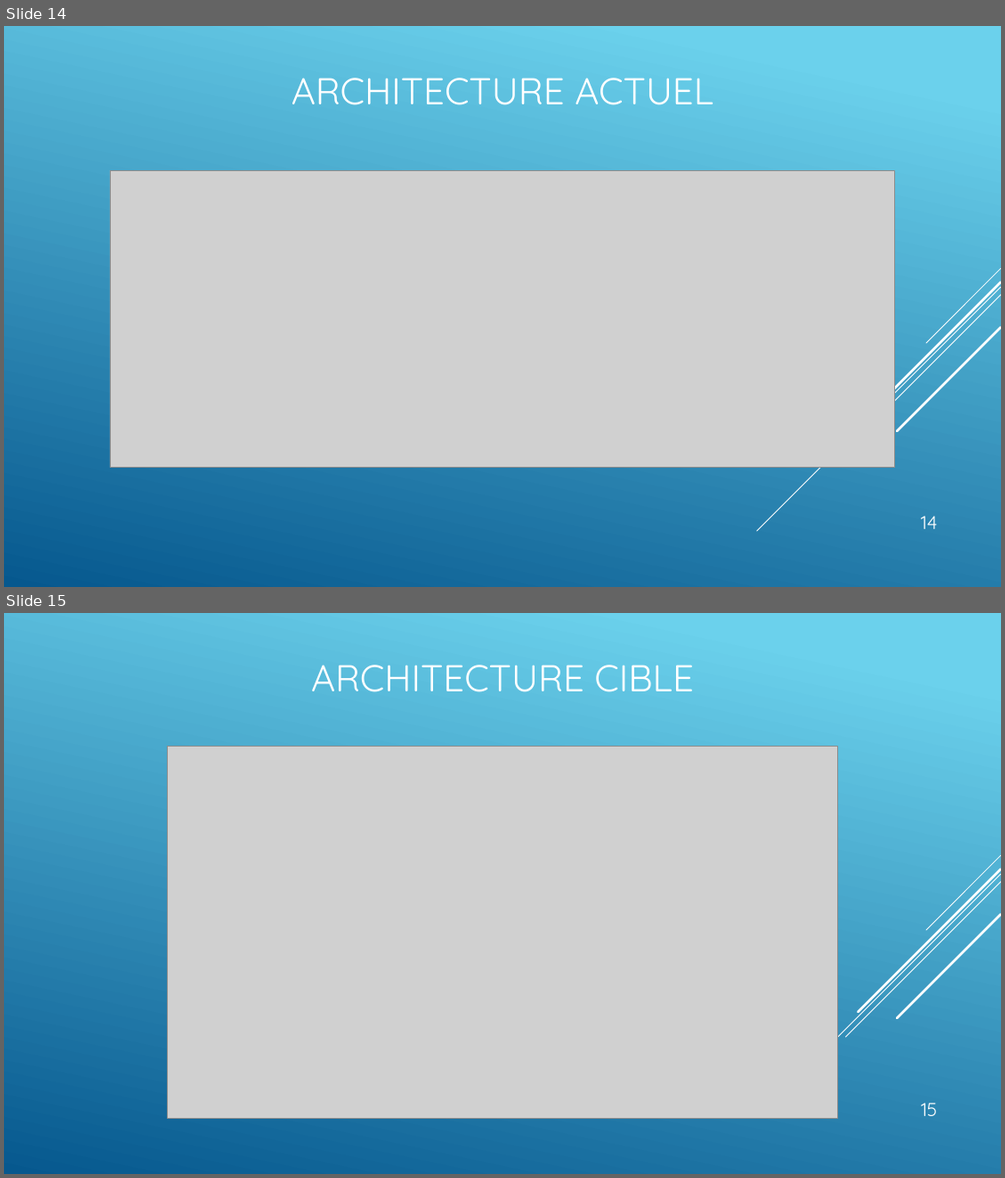
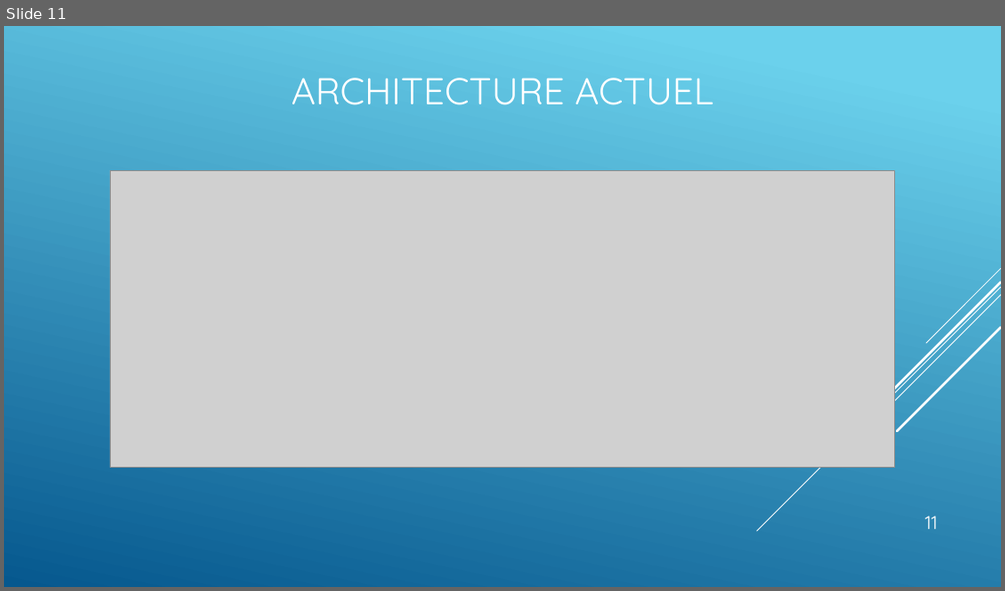
Before and after one commit to CGAL-MPIR-209/209_Project, a slide deck: Planches Aero-Breizh.pptx. Shown one above the other, each under a label of ours: slides 14 and 15 before the commit, slide 11 after it. The pictures are 1005x1178 and 1005x591 pixels, drawn with LibreOffice and Linux fonts; fonts in the diff are those of the drawing; grey boxes stand for pictures. Boxes give left, top, right and bottom in pixels: in the first picture for what was removed or moved away, otherwise in the second. Text is boxed around its words. In the diff, an @@ line names an element or a change of style, - is before the commit and + after.

```diff
--- a/Planches Aero-Breizh.pptx
+++ b/Planches Aero-Breizh.pptx
@@ slide 15 removed at (4, 613, 1001, 1174), background gradient #6ED2EB to #06588E; not listed: 5 template elements that a slide beside it also shows @@
@@ title removed at (311, 665, 693, 692) @@
-ARCHITECTURE CIBLE
@@ picture removed at (168, 747, 838, 1118) @@
@@ page number removed at (921, 1103, 938, 1116) @@
-15
@@ what was slide 14 is now slide 11 @@
@@ page number at (925, 516, 938, 529): text changed @@
-14
+11
```
Also in this commit, not shown: 5 slides changed, 3 slides added, 5 other slides removed, 2 other files.
